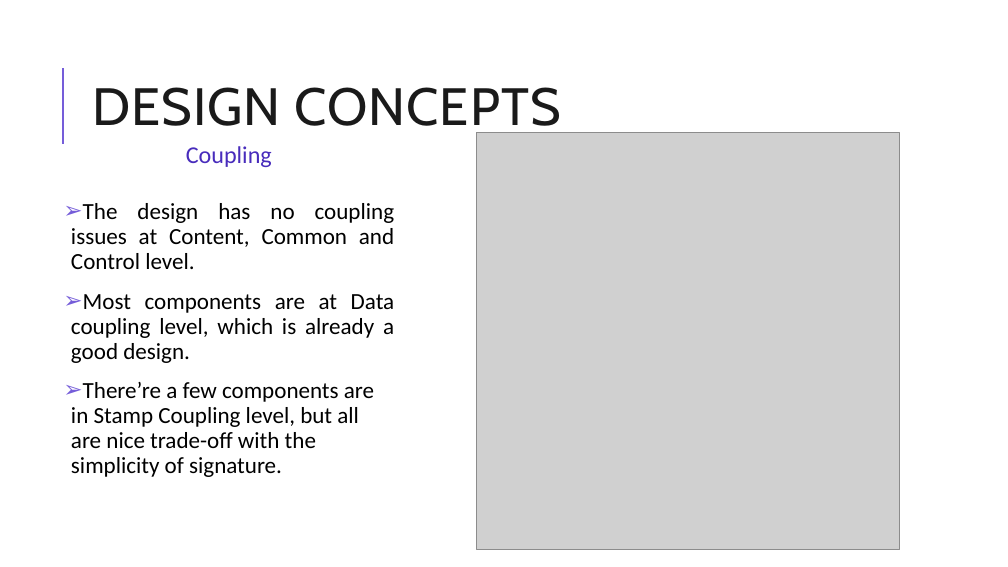
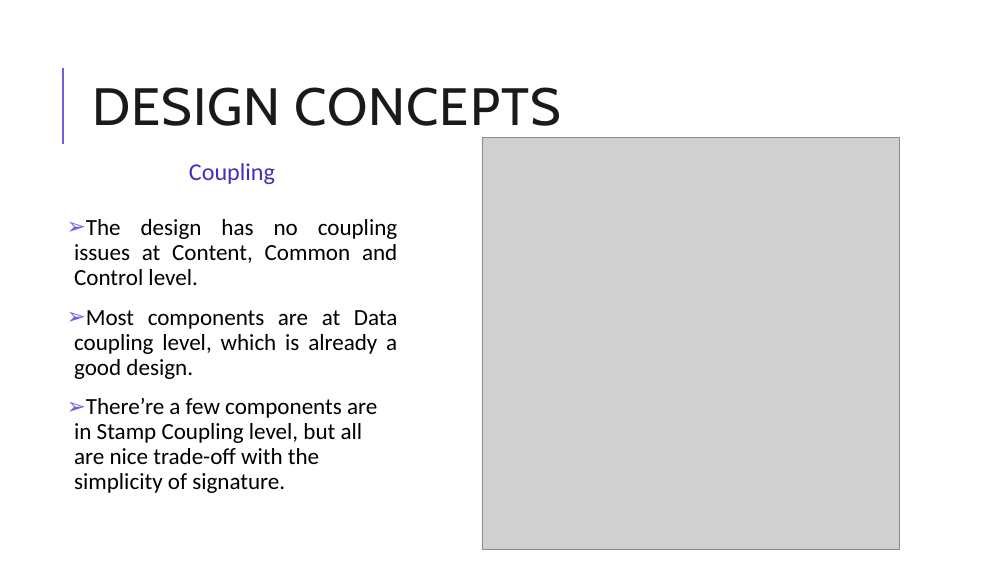
Before and after one commit to thaian229/ISD.ICT.20201-05, a slide deck: slide 19 of Final Submission/Design/Slides - Eco Bike Rental - Group 5.pptx. Drawn at 1008x567 pixels with LibreOffice and Linux fonts; fonts in the diff are those of the drawing; grey boxes stand for pictures. Boxes give left, top, right and bottom in pixels: in the first picture for what was removed or moved away, otherwise in the second. Text is boxed around its words. In the diff, an @@ line names an element or a change of style, - is before the commit and + after.

```diff
--- a/Final Submission/Design/Slides - Eco Bike Rental - Group 5.pptx
+++ b/Final Submission/Design/Slides - Eco Bike Rental - Group 5.pptx
@@ text "Coupling": place and size @@
-text "Coupling" at [186,146,272,167]
+text "Coupling" at [189,163,275,184]
@@ picture: place and size @@
-picture at [476,132,899,550]
+picture at [482,138,900,550]
@@ text "The design has no coupling ...": place and size @@
-text "The design has no coupling ..." at [71,203,395,477]
+text "The design has no coupling ..." at [74,219,398,493]
```
Also in this commit, not shown: 1 other slide changed, 12 other files.
